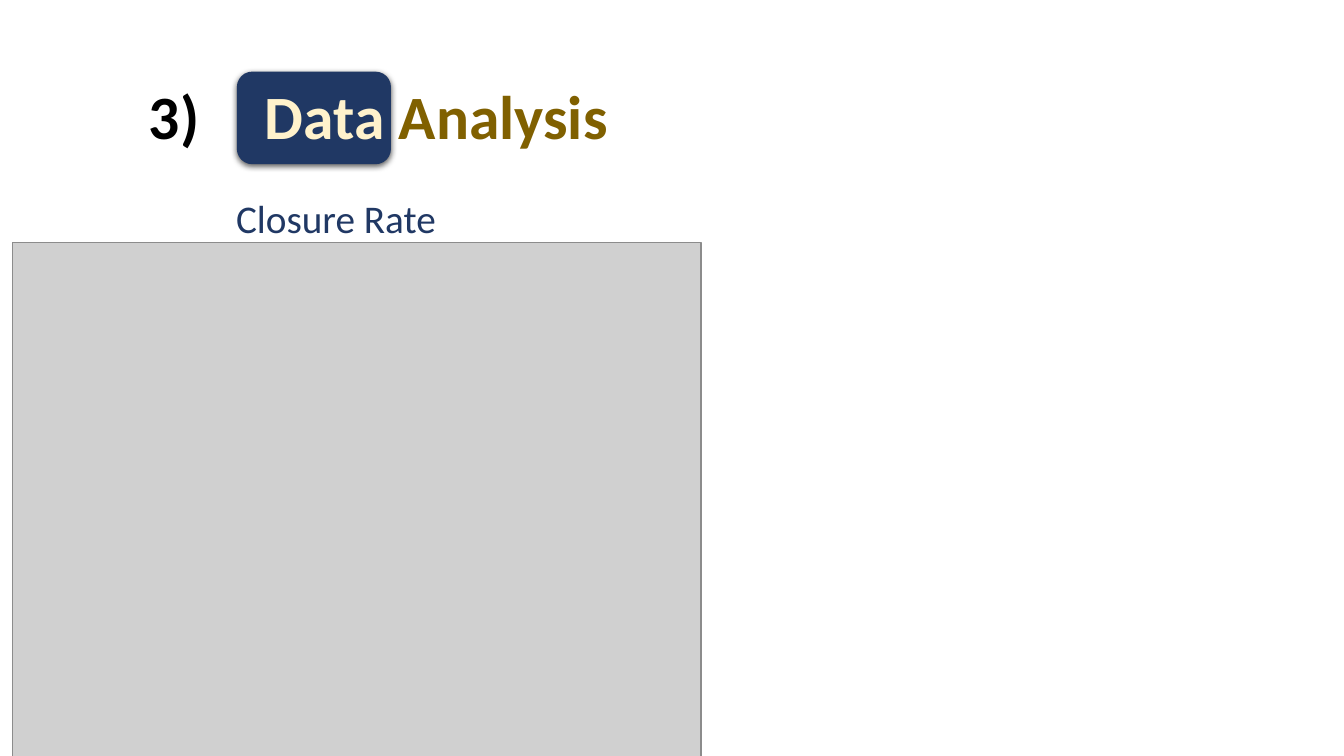
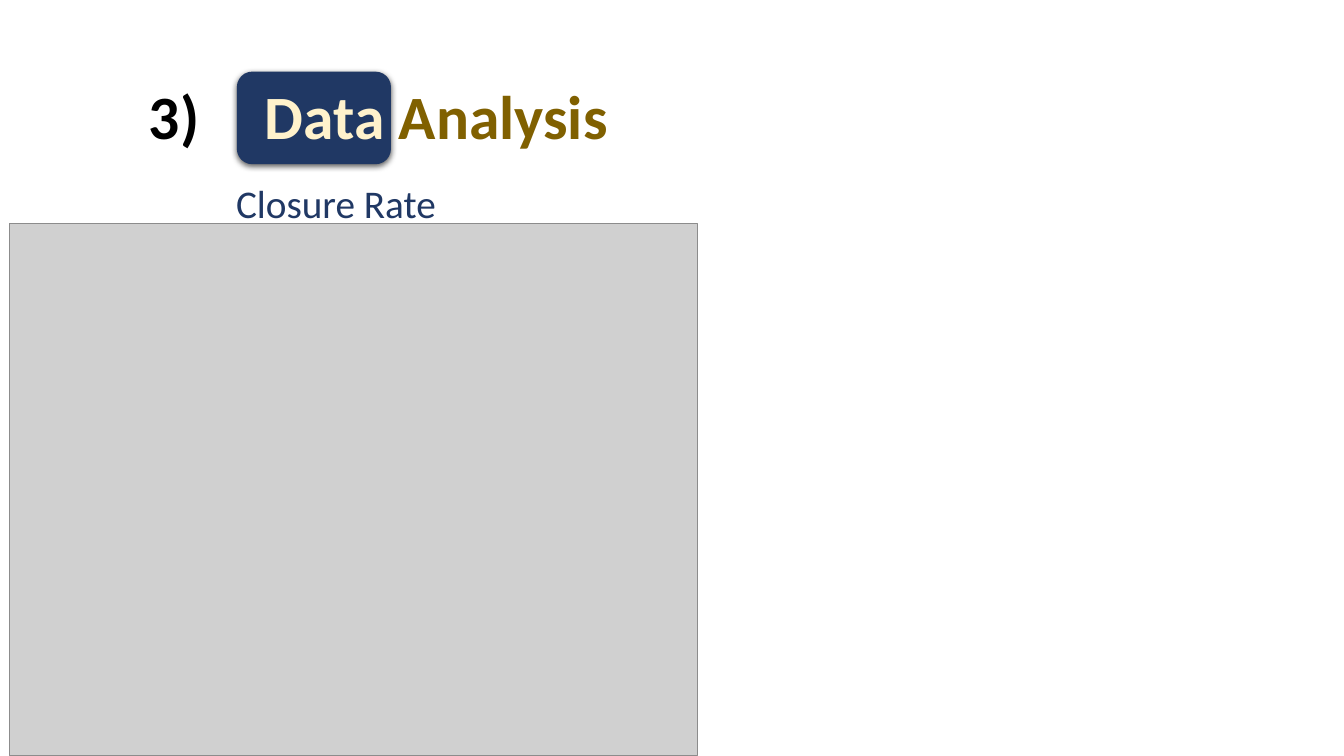
Before and after one commit to Tinsae/Thinkful-Data-Science, a slide deck: slide 10 of DS/Unit 3/Capstone_Presentation1.pptx (slide 8 before the commit). Drawn at 1344x756 pixels with LibreOffice and Linux fonts; fonts in the diff are those of the drawing; grey boxes stand for pictures. Boxes give left, top, right and bottom in pixels: in the first picture for what was removed or moved away, otherwise in the second. Text is boxed around its words. In the diff, an @@ line names an element or a change of style, - is before the commit and + after.

```diff
--- a/DS/Unit 3/Capstone_Presentation1.pptx
+++ b/DS/Unit 3/Capstone_Presentation1.pptx
@@ text "Closure Rate" moved from (x1=236, y1=205, x2=436, y2=243) to (x1=236, y1=190, x2=436, y2=228) @@
@@ picture resized from (x1=13, y1=243, x2=702, y2=756) to (x1=9, y1=224, x2=698, y2=756) @@
```
Also in this commit, not shown: 1 other slide changed, 3 slides added, 3 other files.
